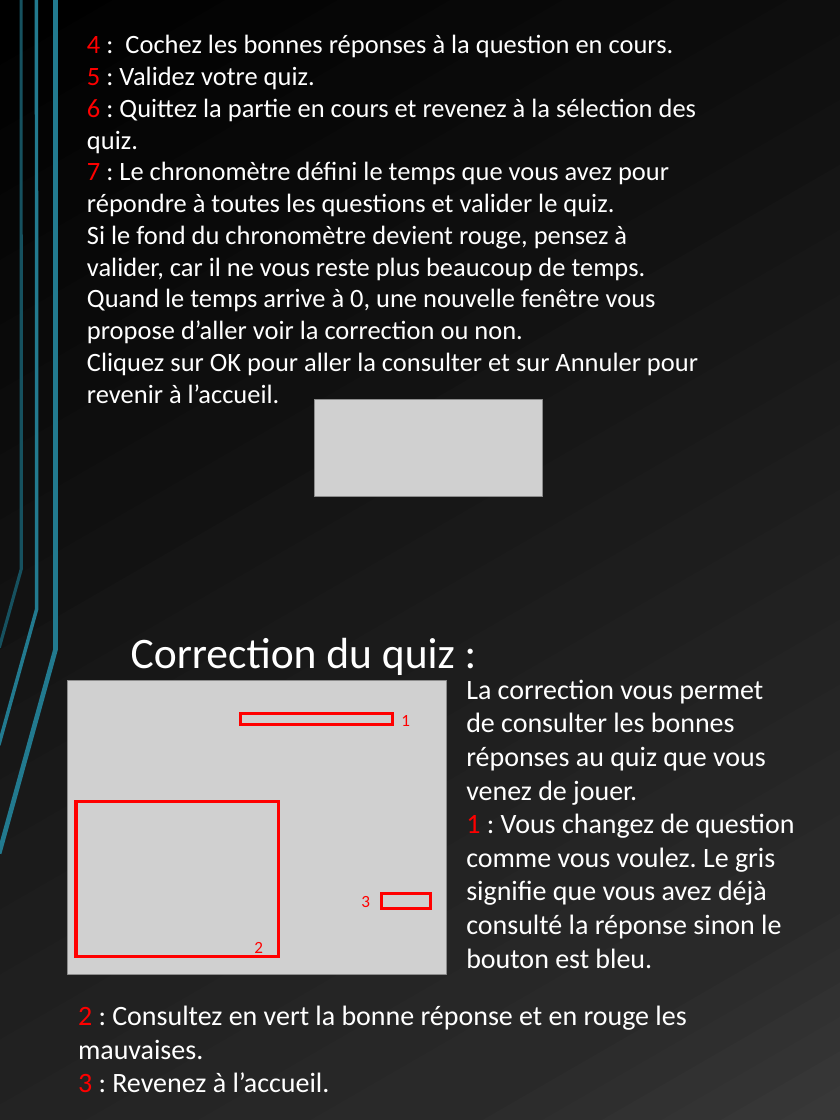
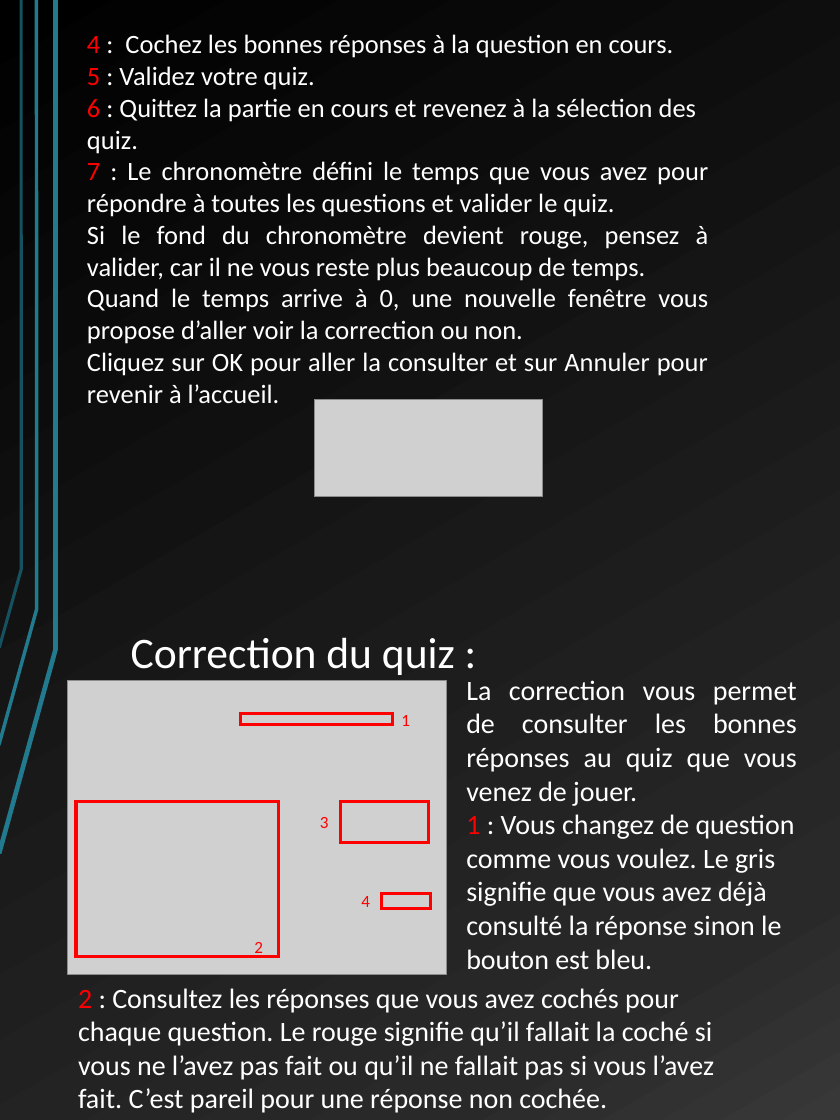
Before and after one commit to LordAlbas/warquiz, a slide deck: slide 7 of Docs/manuel utilisateur WQ.pptx (slide 6 before the commit). Drawn at 840x1120 pixels with LibreOffice and Linux fonts; fonts in the diff are those of the drawing; grey boxes stand for pictures. Boxes give left, top, right and bottom in pixels: in the first picture for what was removed or moved away, otherwise in the second. Text is boxed around its words. In the diff, an @@ line names an element or a change of style, - is before the commit and + after.

```diff
--- a/Docs/manuel utilisateur WQ.pptx
+++ b/Docs/manuel utilisateur WQ.pptx
@@ text at (87, 161, 709, 403): alignment left to justified @@
@@ text at (466, 680, 797, 806): alignment left to justified @@
@@ text "3": place and size @@
-text "3" at (361, 896, 370, 907)
+text "3" at (320, 817, 329, 828)
@@ rectangle added at (340, 801, 428, 842), outline #FF0000 2 pt @@
@@ text added at (361, 896, 370, 907), 11 pt, text #FF0000 @@
+4
@@ text at (78, 988, 714, 1113): text changed @@
-2 : Consultez en vert la bonne réponse et en rouge les mauvaises.
-3 : Revenez à l’accueil.
+2 : Consultez les réponses que vous avez cochés pour chaque question. Le rouge signifie qu’il fallait la coché si vous ne l’avez pas fait ou qu’il ne fallait pas si vous l’avez fait. C’est pareil pour une réponse non cochée.
```
Also in this commit, not shown: 7 other slides changed, 3 slides added, 3 other files.
